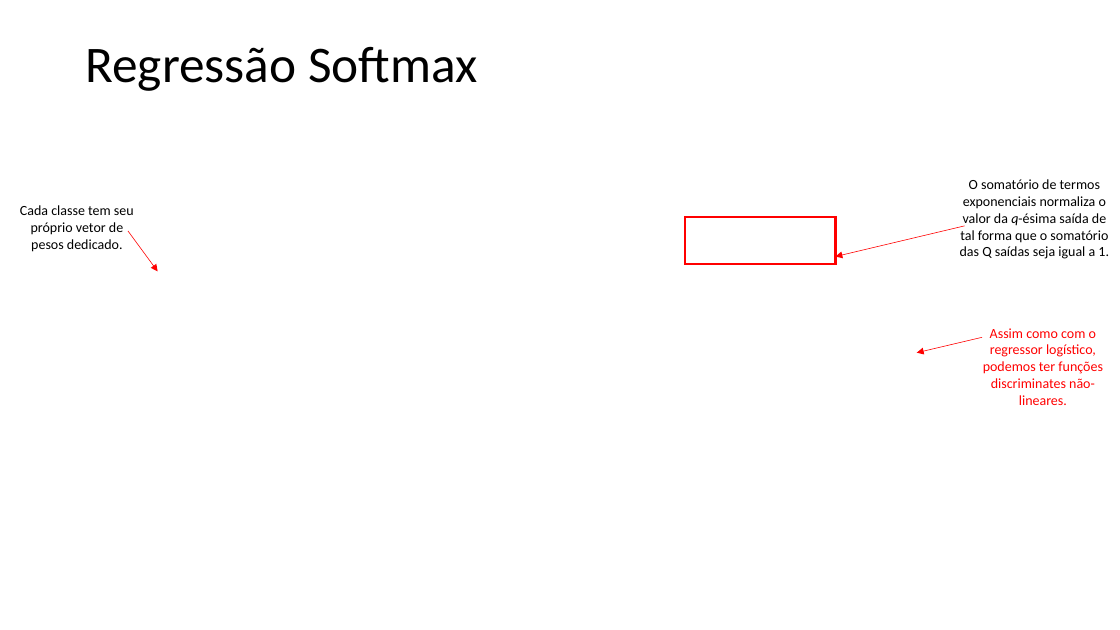
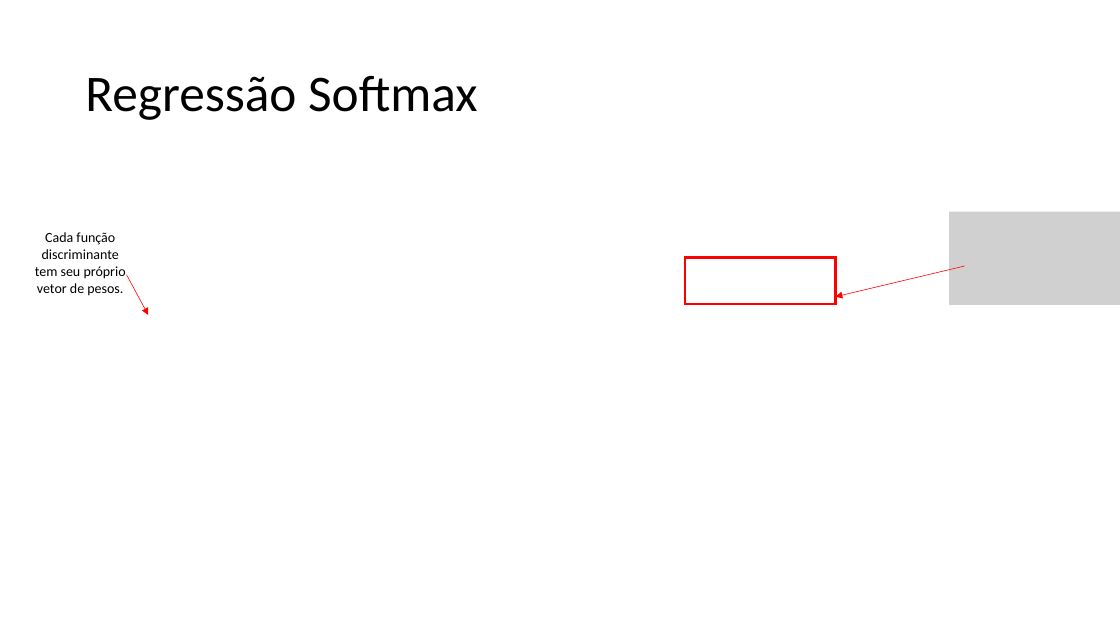
Before and after one commit to zz4fap/t320_aprendizado_de_maquina, a slide deck: slide 9 of slides/T320_Classificação (Parte IV).pptx. Drawn at 1120x630 pixels with LibreOffice and Linux fonts; fonts in the diff are those of the drawing; grey boxes stand for pictures. Boxes give left, top, right and bottom in pixels: in the first picture for what was removed or moved away, otherwise in the second. Text is boxed around its words. In the diff, an @@ line names an element or a change of style, - is before the commit and + after.

```diff
--- a/slides/T320_Classificação (Parte IV).pptx
+++ b/slides/T320_Classificação (Parte IV).pptx
@@ title "Regressão Softmax": place and size @@
-title "Regressão Softmax" at [85, 46, 478, 91]
+title "Regressão Softmax" at [85, 76, 478, 120]
@@ text removed at [960, 179, 1109, 259] @@
-O somatório de termos exponenciais normaliza o valor da q-ésima saída de tal forma que o somatório das Q saídas seja igual a 1.
@@ text at [35, 232, 126, 296]: text changed @@
-Cada classe tem seu próprio vetor de pesos dedicado.
+Cada função discriminante tem seu próprio vetor de pesos.
@@ picture added at [949, 212, 1120, 305] @@
@@ rectangle: place and size @@
-rectangle at [685, 218, 835, 265]
+rectangle at [685, 257, 835, 304]
@@ arrow moved from (965, 226) - (836, 256) to (965, 266) - (836, 297) @@
@@ arrow moved from (128, 231) - (158, 271) to (127, 275) - (149, 315) @@
@@ text removed at [983, 328, 1103, 405] @@
-Assim como com o regressor logístico, podemos ter funções discriminates não-lineares.
@@ arrow removed from (982, 338) to (917, 353) @@
```
Also in this commit, not shown: 1 other slide changed, 1 slide added, 1 slide removed, 4 other files.
